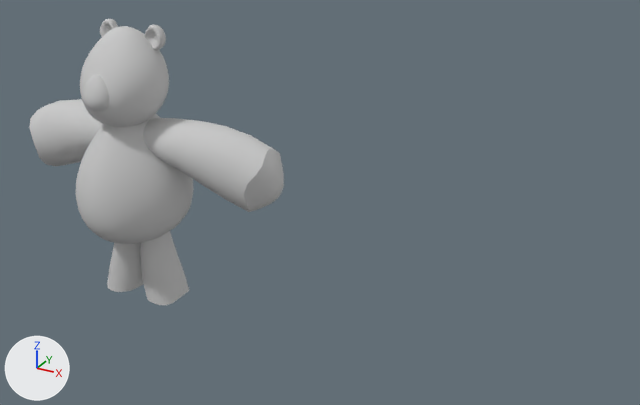
The FBX model Assets/Models/CH_char_Teddy_Bear.FBX: old version first, new version second.
Both versions are drawn from a 50 mm camera at (10.13, -5.04, 3.68) aimed at (7.3, 0.11, 1.11). Every picture has the same lights, and +X, +Y and +Z are marked at lower left. Where no turn or scale is listed for an object, it has been applied to the vertices. Vertices at the same position are counted once.

Names of what the first picture shows: 'CH_char_Teddy_Bear'.
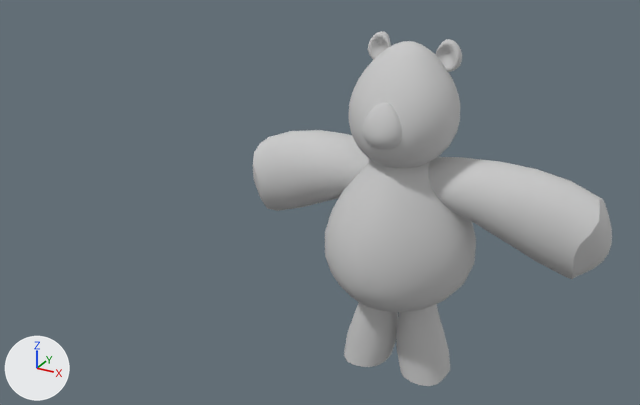
Edits to the bpy script that builds the scene:
```text
Change me_mesh:
    used by ob_ch_char_teddy_bear; location = (5.689, 0.0, 0.0)
    remove me_mesh.from_pydata(...)  # 3279 vertices, 6524 faces; spans x -1.16..1.26, y -0.49..0.39, z -0.02..2.25
    add me_mesh.from_pydata(...)  # 3279 vertices, 6524 faces; spans x -1.24..1.35, y -0.49..0.39, z -0.02..2.41
    me_mesh part 1: the loose piece of 482 vertices spanning x -0.45..0.45, y -0.49..0.39, z 0.53..1.7 is scaled about the mesh origin by (1.14, 1, 1.07)
    me_mesh part 2: the loose piece of 482 vertices spanning x -0.33..0.33, y -0.38..0.29, z 1.49..2.24 is scaled about the mesh origin by (1.08, 1, 1.07)
    me_mesh part 3: the loose piece of 482 vertices spanning x -0.13..0.12, y -0.43..-0.25, z 1.67..1.95 is scaled about the mesh origin by (1.09, 1, 1.07)
    me_mesh part 4: the loose piece of 482 vertices spanning x -0.3..-0.14, y 0.06..0.18, z 2.07..2.25 is moved by (-0.01, 0.0, 0.15)
    me_mesh part 5: the loose piece of 482 vertices spanning x 0.14..0.3, y 0.06..0.18, z 2.07..2.25 is moved by (0.01, 0.0, 0.15)
    me_mesh part 6: the loose piece of 218 vertices spanning x -0.38..-0.01, y -0.15..0.21, z -0.02..0.66 is multiplied about its middle by the matrix ((1.107, 0.0, -0.028), (0.0, 1.0, 0.0), (0.0, 0.0, 1.067)), then moved by (-0.02, 0.0, 0.02)
    me_mesh part 7: the loose piece of 218 vertices spanning x 0.0..0.36, y -0.15..0.22, z -0.02..0.66 is scaled about the mesh origin by (1.09, 1, 1.07)
    me_mesh part 8: 433 of 3279 vertices moved; they spanned x -1.16..1.26, y -0.14..0.36, z 0.92..1.56 and now span x -1.24..1.35, y -0.14..0.36, z 0.99..1.66; mean shift (0.0, 0.0, 0.09); largest move (0.97, 0.13, 1.5) -> (1.05, 0.13, 1.61)
Change ob_ch_char_teddy_bear:
    ob_ch_char_teddy_bear.location: (5.689, 0.0, 0.0) -> (7.983, 0.0, 0.0)
```

Pixel boxes [x1, y1, x2, y2] of what changed, in the pictures (640 x 405 px; the box of a moved part takes in the faces that stretch with it):
'CH_char_Teddy_Bear', reshaped, moved (41% wider, 24% taller): before [29, 19, 284, 305]; after [253, 31, 612, 386]
part 1 of me_mesh, moved or reshaped: before [76, 114, 194, 244]; after [325, 159, 476, 312]
part 2 of me_mesh, moved or reshaped: before [80, 26, 169, 127]; after [349, 41, 460, 168]
part 3 of me_mesh, moved or reshaped: before [83, 74, 109, 112]; after [362, 102, 402, 150]
part 4 of me_mesh, moved or reshaped: before [100, 19, 118, 37]; after [368, 31, 391, 60]
part 5 of me_mesh, moved or reshaped: before [144, 25, 166, 50]; after [435, 39, 462, 72]
part 6 of me_mesh, moved or reshaped: before [107, 242, 143, 292]; after [344, 302, 398, 367]
part 7 of me_mesh, moved or reshaped: before [140, 231, 189, 305]; after [396, 304, 450, 386]
part 8 of me_mesh, moved or reshaped: before [29, 99, 284, 212]; after [253, 130, 612, 279]
